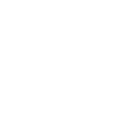
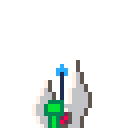
Layers edited between the first and the second 128x128 image:
added layer "BALLISTRD" above "Background" over [32, 60, 92, 128]
